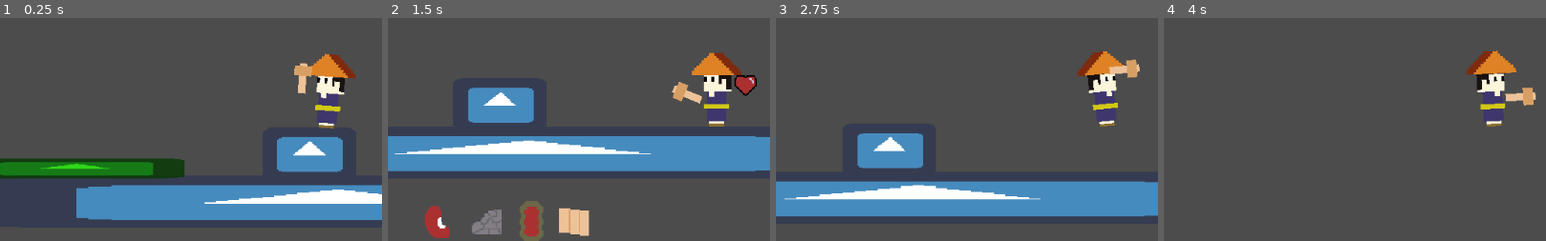
Above: before the commit, frames 1-4 (left to right).
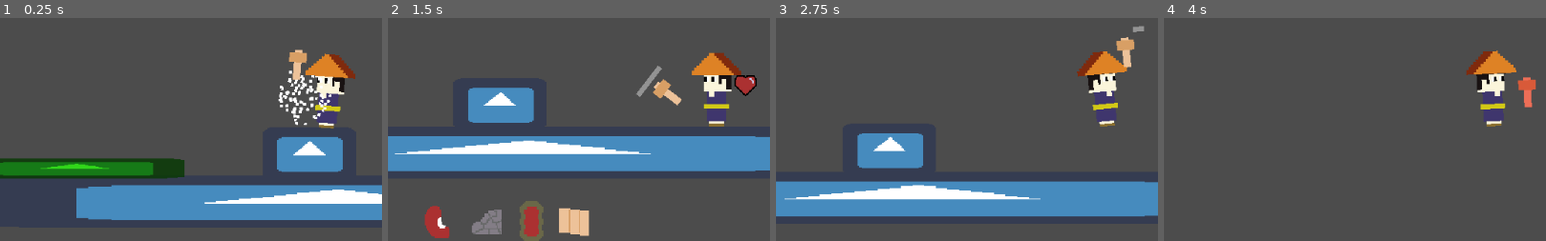
Above: after the commit, the same moments.

Repository: koddoki/godot-youkai-metroidvania
Game: Godot game, scene res://levels/testlevel/TestLevel.tscn
Two runs of this game, one before a commit and one after it. Both use one fixed random seed, a clock stepped at 60 frames per second and the inputs below. The engine's default icon, where the game draws it, is replaced by a stand-in: a white triangle on a blue panel in a dark square.
Inputs (mouse positions are % of the whole screen's width and height, from its top left):
- Up to frame 1 (0.25 s): no input
- Up to frame 2 (1.5 s): move the mouse to (72, 45) at 0.52 s; press the mouse at (72, 45) at 0.53 s; hold Right (ui_right) from 0.53 s (still down); tap Up (ui_up) at 0.77 s; move the mouse to (30, 55) at 1.27 s; release the mouse at (30, 55) at 1.28 s; click (30, 55) at 1.35 s
- Up to frame 3 (2.75 s): tap Up (ui_up) at 1.52 s; move the mouse to (60, 28) at 2.02 s; release Right (ui_right) at 2.03 s; press the mouse at (60, 28) at 2.03 s; hold Left (ui_left) from 2.03 s (still down)
- Up to frame 4 (4 s): move the mouse to (45, 70) at 2.77 s; release Left (ui_left) at 2.78 s; release the mouse at (45, 70) at 2.78 s; hold Right (ui_right) from 2.78 s (still down); click (45, 70) at 2.85 s; tap Up (ui_up) at 3.02, 3.77 s; move the mouse to (80, 65) at 3.52 s; press the mouse at (80, 65) at 3.53 s
The pictures show only the part of the screen within x 7-57%, y 32-82%; the shares and areas given below are measured in that part.

The runs differ from the first frame. In frame 1, 1.5% of the frame differs, in the area x 72-87%, y 14-49%; in frame 2, 1.0%; in frame 3, 0.9%; in frame 4, 0.7%.

Commit message:
heavy attack added

Diff:
--- /dev/null
+++ b/assets/objects/weapons/hammer/script/PivotHammer.gd
@@ -0,0 +1,67 @@
+extends Node2D
+
+onready var hammer = $Hammer;
+
+var max_dist = 15;
+var cooldown = 2;
+
+var normal_attack = 20
+var heavy_attack = 40
+var attack = normal_attack
+
+
+var hammer_position
+var can_attack = true
+var can_relese = false
+onready var attack_timer = get_node("attackCooldown")
+onready var effect = get_parent().get_node("Particles2D")
+
+
+func _ready():
+	attack_timer.connect("timeout",self,"_on_attack_timer_timeout")
+	attack_timer.wait_time = cooldown
+	$AnimationCooldown.playback_speed /= cooldown
+
+
+func _process(_delta):
+	set_weapon_position()
+	hit()
+
+
+func set_weapon_position():
+	var parent_pos = get_parent().global_position
+	var mouse_pos = get_global_mouse_position()
+	var diff_pos = mouse_pos - parent_pos
+	diff_pos = diff_pos.limit_length(max_dist)
+	hammer_position = parent_pos + diff_pos
+
+	global_position = hammer_position
+
+
+func hit():
+	if Input.is_action_pressed("hammer_hit") and can_attack:
+		$AnimationHammer.play("charge")
+		can_attack = false
+		can_relese = true
+
+	if Input.is_action_just_released("hammer_hit") and can_relese:
+		if $AnimationHammer.is_playing():
+			attack = normal_attack
+			$AnimationHammer.play("hit");
+		else:
+			effect.global_position = hammer_position + Vector2(0,-14)
+			attack = heavy_attack
+			$AnimationHammer.play("heavy_hit");
+		can_relese = false
+		can_attack = false
+		attack_timer.start()
+		$AnimationCooldown.play("attack_cooldown_bar")
+
+
+
+func _on_attack_timer_timeout():
+	can_attack = true
+
+
+func _on_Area2D_body_entered(body):
+	body.hit(attack)
--- /dev/null
+++ b/assets/objects/weapons/weapon.tscn
@@ -0,0 +1,321 @@
+[gd_scene load_steps=15 format=2]
+
+[ext_resource path="res://assets/objects/weapons/hammer/script/PivotHammer.gd" type="Script" id=1]
+[ext_resource path="res://assets/objects/weapons/hammer/woodhammer/wood_hammer.png" type="Texture" id=2]
+[ext_resource path="res://assets/ui/progressbars/attack-cooldown-bar.png" type="Texture" id=3]
+
+[sub_resource type="Curve" id=19]
+_data = [ Vector2( 0.011236, 1 ), 0.0, 0.320913, 0, 0, Vector2( 0.921348, 0 ), -4.93883, 0.0, 0, 0 ]
+
+[sub_resource type="CurveTexture" id=20]
+width = 300
+curve = SubResource( 19 )
+
+[sub_resource type="ParticlesMaterial" id=21]
+emission_shape = 1
+emission_sphere_radius = 4.0
+flag_disable_z = true
+spread = 180.0
+gravity = Vector3( 0, 0, 0 )
+initial_velocity = 30.0
+initial_velocity_random = 0.25
+orbit_velocity = 0.0
+orbit_velocity_random = 0.0
+scale_curve = SubResource( 20 )
+
+[sub_resource type="RectangleShape2D" id=23]
+extents = Vector2( 7.99998, 6.49999 )
+
+[sub_resource type="Animation" id=13]
+length = 0.001
+tracks/0/type = "value"
+tracks/0/path = NodePath("Hammer:rotation_degrees")
+tracks/0/interp = 1
+tracks/0/loop_wrap = true
+tracks/0/imported = false
+tracks/0/enabled = true
+tracks/0/keys = {
+"times": PoolRealArray( 0 ),
+"transitions": PoolRealArray( 1 ),
+"update": 0,
+"values": [ -90.0 ]
+}
+tracks/1/type = "value"
+tracks/1/path = NodePath(".:rotation_degrees")
+tracks/1/interp = 1
+tracks/1/loop_wrap = true
+tracks/1/imported = false
+tracks/1/enabled = true
+tracks/1/keys = {
+"times": PoolRealArray( 0 ),
+"transitions": PoolRealArray( 1 ),
+"update": 0,
+"values": [ 0.0 ]
+}
+tracks/2/type = "value"
+tracks/2/path = NodePath("TextureProgress:value")
+tracks/2/interp = 1
+tracks/2/loop_wrap = true
+tracks/2/imported = false
+tracks/2/enabled = true
+tracks/2/keys = {
+"times": PoolRealArray( 0 ),
+"transitions": PoolRealArray( 1 ),
+"update": 0,
+"values": [ 100.0 ]
+}
+tracks/3/type = "value"
+tracks/3/path = NodePath("Hammer:modulate")
+tracks/3/interp = 1
+tracks/3/loop_wrap = true
+tracks/3/imported = false
+tracks/3/enabled = true
+tracks/3/keys = {
+"times": PoolRealArray( 0 ),
+"transitions": PoolRealArray( 1 ),
+"update": 0,
+"values": [ Color( 1, 1, 1, 1 ) ]
+}
+tracks/4/type = "value"
+tracks/4/path = NodePath("../Particles2D:emitting")
+tracks/4/interp = 1
+tracks/4/loop_wrap = true
+tracks/4/imported = false
+tracks/4/enabled = true
+tracks/4/keys = {
+"times": PoolRealArray( 0 ),
+"transitions": PoolRealArray( 1 ),
+"update": 0,
+"values": [ true ]
+}
+tracks/5/type = "value"
+tracks/5/path = NodePath("../Particles2D:position")
+tracks/5/interp = 1
+tracks/5/loop_wrap = true
+tracks/5/imported = false
+tracks/5/enabled = true
+tracks/5/keys = {
+"times": PoolRealArray( 0 ),
+"transitions": PoolRealArray( 1 ),
+"update": 0,
+"values": [ Vector2( 10, 0 ) ]
+}
+tracks/6/type = "value"
+tracks/6/path = NodePath("Hammer/Area2D/CollisionShape2D:disabled")
+tracks/6/interp = 1
+tracks/6/loop_wrap = true
+tracks/6/imported = false
+tracks/6/enabled = true
+tracks/6/keys = {
+"times": PoolRealArray( 0 ),
+"transitions": PoolRealArray( 1 ),
+"update": 0,
+"values": [ true ]
+}
+
+[sub_resource type="Animation" id=18]
+resource_name = "charge"
+tracks/0/type = "value"
+tracks/0/path = NodePath("Hammer:modulate")
+tracks/0/interp = 1
+tracks/0/loop_wrap = true
+tracks/0/imported = false
+tracks/0/enabled = true
+tracks/0/keys = {
+"times": PoolRealArray( 0, 1 ),
+"transitions": PoolRealArray( 1, 1 ),
+"update": 0,
+"values": [ Color( 1, 1, 1, 1 ), Color( 1, 0, 0, 1 ) ]
+}
+
+[sub_resource type="Animation" id=22]
+resource_name = "heavy_hit"
+length = 0.3
+tracks/0/type = "value"
+tracks/0/path = NodePath(".:rotation_degrees")
+tracks/0/interp = 1
+tracks/0/loop_wrap = true
+tracks/0/imported = false
+tracks/0/enabled = true
+tracks/0/keys = {
+"times": PoolRealArray( 0, 0.1, 0.3 ),
+"transitions": PoolRealArray( 1, 1, 1 ),
+"update": 0,
+"values": [ 0.0, 90.0, 0.0 ]
+}
+tracks/1/type = "value"
+tracks/1/path = NodePath("Hammer:modulate")
+tracks/1/interp = 1
+tracks/1/loop_wrap = true
+tracks/1/imported = false
+tracks/1/enabled = true
+tracks/1/keys = {
+"times": PoolRealArray( 0 ),
+"transitions": PoolRealArray( 1 ),
+"update": 0,
+"values": [ Color( 1, 1, 1, 1 ) ]
+}
+tracks/2/type = "value"
+tracks/2/path = NodePath("../Particles2D:emitting")
+tracks/2/interp = 1
+tracks/2/loop_wrap = true
+tracks/2/imported = false
+tracks/2/enabled = true
+tracks/2/keys = {
+"times": PoolRealArray( 0.1 ),
+"transitions": PoolRealArray( 1 ),
+"update": 0,
+"values": [ true ]
+}
+tracks/3/type = "value"
+tracks/3/path = NodePath("Hammer/Area2D/CollisionShape2D:disabled")
+tracks/3/interp = 1
+tracks/3/loop_wrap = true
+tracks/3/imported = false
+tracks/3/enabled = true
+tracks/3/keys = {
+"times": PoolRealArray( 0, 0.1, 0.2, 0.3 ),
+"transitions": PoolRealArray( 1, 1, 1, 1 ),
+"update": 1,
+"values": [ true, false, false, true ]
+}
+
+[sub_resource type="Animation" id=14]
+resource_name = "hit"
+length = 0.3
+tracks/0/type = "value"
+tracks/0/path = NodePath(".:rotation_degrees")
+tracks/0/interp = 1
+tracks/0/loop_wrap = true
+tracks/0/imported = false
+tracks/0/enabled = true
+tracks/0/keys = {
+"times": PoolRealArray( 0, 0.1, 0.3 ),
+"transitions": PoolRealArray( 1, 1, 1 ),
+"update": 0,
+"values": [ 0.0, 90.0, 0.0 ]
+}
+tracks/1/type = "value"
+tracks/1/path = NodePath("Hammer:modulate")
+tracks/1/interp = 1
+tracks/1/loop_wrap = true
+tracks/1/imported = false
+tracks/1/enabled = true
+tracks/1/keys = {
+"times": PoolRealArray( 0 ),
+"transitions": PoolRealArray( 1 ),
+"update": 0,
+"values": [ Color( 1, 1, 1, 1 ) ]
+}
+tracks/2/type = "value"
+tracks/2/path = NodePath("Hammer/Area2D/CollisionShape2D:disabled")
+tracks/2/interp = 1
+tracks/2/loop_wrap = true
+tracks/2/imported = false
+tracks/2/enabled = true
+tracks/2/keys = {
+"times": PoolRealArray( 0, 0.1, 0.2 ),
+"transitions": PoolRealArray( 1, 1, 1 ),
+"update": 1,
+"values": [ true, false, true ]
+}
+
+[sub_resource type="Animation" id=15]
+resource_name = "relax"
+length = 0.2
+tracks/0/type = "value"
+tracks/0/path = NodePath(".:rotation_degrees")
+tracks/0/interp = 1
+tracks/0/loop_wrap = true
+tracks/0/imported = false
+tracks/0/enabled = true
+tracks/0/keys = {
+"times": PoolRealArray( 0, 0.2 ),
+"transitions": PoolRealArray( 1, 1 ),
+"update": 0,
+"values": [ 90.0, 0.0 ]
+}
+
+[sub_resource type="Animation" id=16]
+length = 0.001
+tracks/0/type = "value"
+tracks/0/path = NodePath("TextureProgress:value")
+tracks/0/interp = 1
+tracks/0/loop_wrap = true
+tracks/0/imported = false
+tracks/0/enabled = true
+tracks/0/keys = {
+"times": PoolRealArray( 0 ),
+"transitions": PoolRealArray( 1 ),
+"update": 0,
+"values": [ 0.0 ]
+}
+
+[sub_resource type="Animation" id=17]
+resource_name = "attack_cooldown_bar"
+tracks/0/type = "value"
+tracks/0/path = NodePath("TextureProgress:value")
+tracks/0/interp = 1
+tracks/0/loop_wrap = true
+tracks/0/imported = false
+tracks/0/enabled = true
+tracks/0/keys = {
+"times": PoolRealArray( 0, 1 ),
+"transitions": PoolRealArray( 1, 1 ),
+"update": 0,
+"values": [ 100.0, 0.0 ]
+}
+
+[node name="ReferencePosition" type="Position2D"]
+position = Vector2( 71, 58 )
+
+[node name="Particles2D" type="Particles2D" parent="."]
+position = Vector2( 10, 0 )
+amount = 100
+lifetime = 0.5
+one_shot = true
+explosiveness = 1.0
+process_material = SubResource( 21 )
+
+[node name="HammerController" type="Node2D" parent="."]
+position = Vector2( 0, 5 )
+script = ExtResource( 1 )
+
+[node name="Hammer" type="Sprite" parent="HammerController"]
+position = Vector2( 0, -6 )
+rotation = -1.5708
+texture = ExtResource( 2 )
+
+[node name="Area2D" type="Area2D" parent="HammerController/Hammer"]
+collision_layer = 0
+collision_mask = 0
+
+[node name="CollisionShape2D" type="CollisionShape2D" parent="HammerController/Hammer/Area2D"]
+position = Vector2( 2.00003, -0.499973 )
+shape = SubResource( 23 )
+disabled = true
+
+[node name="AnimationHammer" type="AnimationPlayer" parent="HammerController"]
+anims/RESET = SubResource( 13 )
+anims/charge = SubResource( 18 )
+anims/heavy_hit = SubResource( 22 )
+anims/hit = SubResource( 14 )
+anims/relax = SubResource( 15 )
+
+[node name="AnimationCooldown" type="AnimationPlayer" parent="HammerController"]
+anims/RESET = SubResource( 16 )
+anims/attack_cooldown_bar = SubResource( 17 )
+
+[node name="attackCooldown" type="Timer" parent="HammerController"]
+one_shot = true
+
+[node name="TextureProgress" type="TextureProgress" parent="HammerController"]
+margin_left = -8.0
+margin_top = -16.0
+margin_right = 8.0
+margin_bottom = -13.0
+texture_progress = ExtResource( 3 )
+fill_mode = 1
+tint_progress = Color( 0.580392, 0.580392, 0.580392, 1 )
+
+[connection signal="body_entered" from="HammerController/Hammer/Area2D" to="HammerController" method="_on_Area2D_body_entered"]
--- a/assets/player/Player.tscn
+++ b/assets/player/Player.tscn
@@ -8,8 +8,7 @@
 [ext_resource path="res://assets/player/script/Jump.gd" type="Script" id=6]
 [ext_resource path="res://assets/player/script/Idle.gd" type="Script" id=7]
 [ext_resource path="res://assets/player/script/Fall.gd" type="Script" id=8]
-[ext_resource path="res://assets/player/hammer/script/PivotHammer.gd" type="Script" id=9]
-[ext_resource path="res://assets/player/hammer/woodhammer/wood_hammer.png" type="Texture" id=10]
+[ext_resource path="res://assets/objects/weapons/weapon.tscn" type="PackedScene" id=9]
 [ext_resource path="res://assets/ui/hud/Hud.tscn" type="PackedScene" id=11]
 
 [sub_resource type="Animation" id=3]
@@ -191,53 +190,6 @@
 "values": [ Vector2( 1, -13 ), Vector2( -1, -13 ), Vector2( 1, -13 ) ]
 }
 
-[sub_resource type="Animation" id=13]
-length = 0.001
-tracks/0/type = "value"
-tracks/0/path = NodePath("Hammer:rotation_degrees")
-tracks/0/interp = 1
-tracks/0/loop_wrap = true
-tracks/0/imported = false
-tracks/0/enabled = true
-tracks/0/keys = {
-"times": PoolRealArray( 0 ),
-"transitions": PoolRealArray( 1 ),
-"update": 0,
-"values": [ -90.0 ]
-}
-
-[sub_resource type="Animation" id=14]
-resource_name = "hit"
-length = 0.2
-tracks/0/type = "value"
-tracks/0/path = NodePath("Hammer:rotation_degrees")
-tracks/0/interp = 1
-tracks/0/loop_wrap = true
-tracks/0/imported = false
-tracks/0/enabled = true
-tracks/0/keys = {
-"times": PoolRealArray( 0, 0.2 ),
-"transitions": PoolRealArray( 1, 1 ),
-"update": 0,
-"values": [ -90.0, 0.0 ]
-}
-
-[sub_resource type="Animation" id=15]
-resource_name = "relax"
-length = 0.2
-tracks/0/type = "value"
-tracks/0/path = NodePath("Hammer:rotation_degrees")
-tracks/0/interp = 1
-tracks/0/loop_wrap = true
-tracks/0/imported = false
-tracks/0/enabled = true
-tracks/0/keys = {
-"times": PoolRealArray( 0, 0.2 ),
-"transitions": PoolRealArray( 1, 1 ),
-"update": 0,
-"values": [ 0.0, -90.0 ]
-}
-
 [sub_resource type="RectangleShape2D" id=16]
 extents = Vector2( 27, 16.5 )
 
@@ -292,6 +244,9 @@
 
 [node name="Rotate" type="Position2D" parent="Flip"]
 
+[node name="ReferencePosition" parent="Flip/Rotate" instance=ExtResource( 9 )]
+position = Vector2( 0, 0 )
+
 [node name="Hat" type="Sprite" parent="Flip/Rotate"]
 position = Vector2( 0, -13 )
 texture = ExtResource( 2 )
@@ -306,22 +261,6 @@
 [node name="RemoteTransform2D" type="RemoteTransform2D" parent="Flip/Rotate"]
 remote_path = NodePath("../../../Body")
 
-[node name="HammerController" type="Node2D" parent="Flip/Rotate"]
-position = Vector2( 2, -3 )
-script = ExtResource( 9 )
-__meta__ = {
-"_edit_group_": true
-}
-
-[node name="Hammer" type="Sprite" parent="Flip/Rotate/HammerController"]
-rotation = -1.5708
-texture = ExtResource( 10 )
-
-[node name="AnimationHammer" type="AnimationPlayer" parent="Flip/Rotate/HammerController"]
-anims/RESET = SubResource( 13 )
-anims/hit = SubResource( 14 )
-anims/relax = SubResource( 15 )
-
 [node name="Donator" type="Area2D" parent="Flip"]
 collision_layer = 8
 collision_mask = 0
--- a/assets/player/hammer/script/PivotHammer.gd
+++ /dev/null
@@ -1,18 +0,0 @@
-extends Node2D
-
-onready var hammer = $Hammer;
-
-var max_dist = 10;
-
-func _process(_delta):
-	var mouse_pos = get_local_mouse_position();
-	var dir = Vector2.ZERO.direction_to(mouse_pos);
-	var dist = mouse_pos.length();
-	hammer.position = dir * min(dist, max_dist);
-	hit();
-
-func hit():
-	if Input.is_action_just_pressed("hammer_hit"):
-		$AnimationHammer.play("hit")
-	if Input.is_action_just_released("hammer_hit"):
-		$AnimationHammer.play("relax");
Renamed: assets/player/hammer/woodhammer/wood_hammer.png -> assets/objects/weapons/hammer/woodhammer/wood_hammer.png
Not shown, changed: assets/objects/weapons/hammer/woodhammer/wood_hammer.png.import
Not shown: 1 places in assets/player/Player.tscn that only renumber resources
Binary file added: assets/ui/progressbars/attack-cooldown-bar.png
Not shown, added: assets/ui/progressbars/attack-cooldown-bar.png.import
